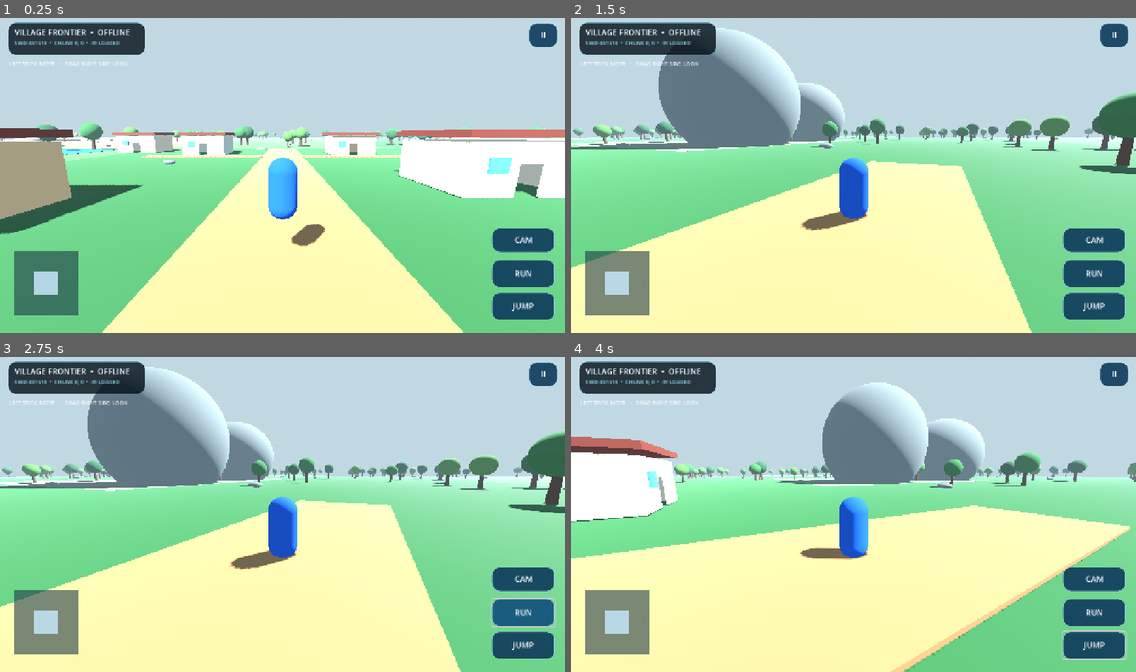
Above: before the commit, frames 1-4 (two rows, left to right).
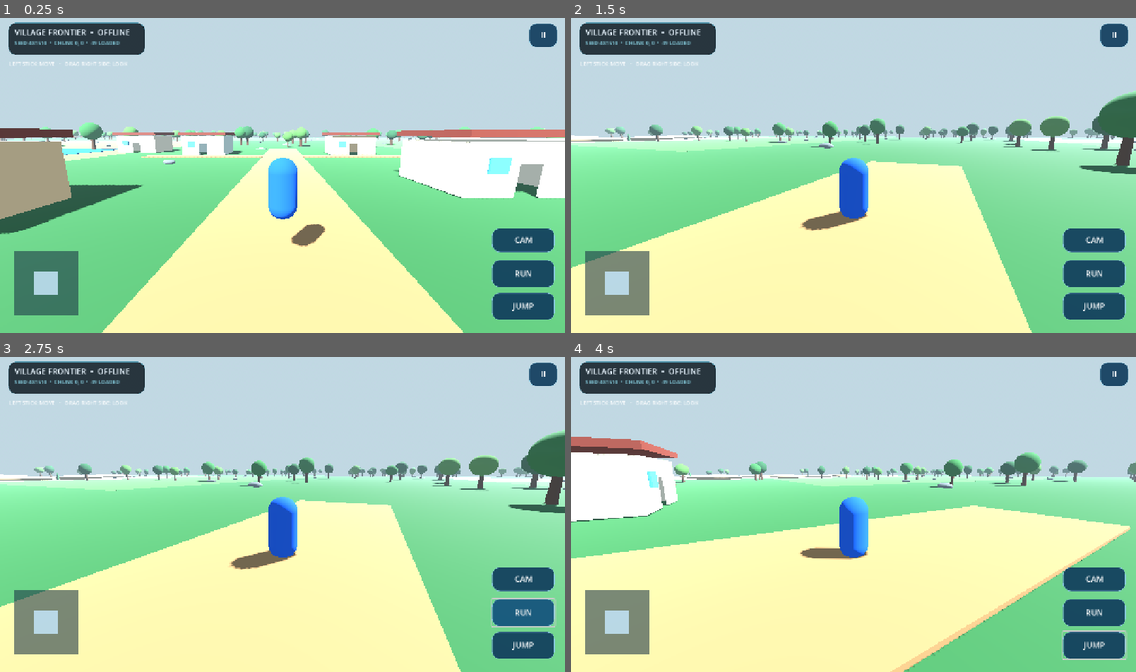
Above: after the commit, the same moments.

Repository: ishak6/open-world-3d-android
Game: Godot game, scene res://scenes/main.tscn
Two runs of this game, one before a commit and one after it. Both use one fixed random seed, a clock stepped at 60 frames per second and the inputs below.
Inputs (mouse positions are in pixels of both pictures, inside the frame that each line leads up to):
- Up to frame 1 (0.25 s): no input
- Up to frame 2 (1.5 s): tap Enter at 0.5 s; move the mouse to (977, 159) at 0.52 s; hold Right (ui_right) 0.53-1.25 s; tap Shift at 0.6 s; click (977, 159) at 0.67 s; tap Space at 0.77 s; drag from (740, 191) to (825, 238) at 1.27 s
- Up to frame 3 (2.75 s): click "RUN" at 2 s
- Up to frame 4 (4 s): click "JUMP" at 2.75 s; move the mouse to (910, 442) at 3.52 s; hold Right (ui_right) from 3.53 s (still down); tap Shift at 3.6 s

The runs differ from the first frame. In frame 1, 1.1% of the frame differs, in the area x 0-97%, y 33-46%; in frame 2, 8.9%, in the area x 0-100%, y 3-43%; in frame 3, 8.9%; in frame 4, 6.5%.

Commit message:
Keep pause controls active and improve biome distribution

Diff:
--- a/scripts/main.gd
+++ b/scripts/main.gd
@@ -40,7 +40,7 @@
 func _setup_noise() -> void:
 	biome_noise.seed = WORLD_SEED
 	biome_noise.noise_type = FastNoiseLite.TYPE_SIMPLEX_SMOOTH
-	biome_noise.frequency = 0.0017
+	biome_noise.frequency = 0.0032
 	biome_noise.fractal_octaves = 3
 	biome_noise.fractal_lacunarity = 2.0
 	biome_noise.fractal_gain = 0.48
@@ -354,6 +354,7 @@
 func _build_hud() -> void:
 	var hud := CanvasLayer.new()
 	hud.layer = 5
+	hud.process_mode = Node.PROCESS_MODE_ALWAYS
 	add_child(hud)
 	var top_panel := PanelContainer.new()
 	top_panel.position = Vector2(18, 16)
